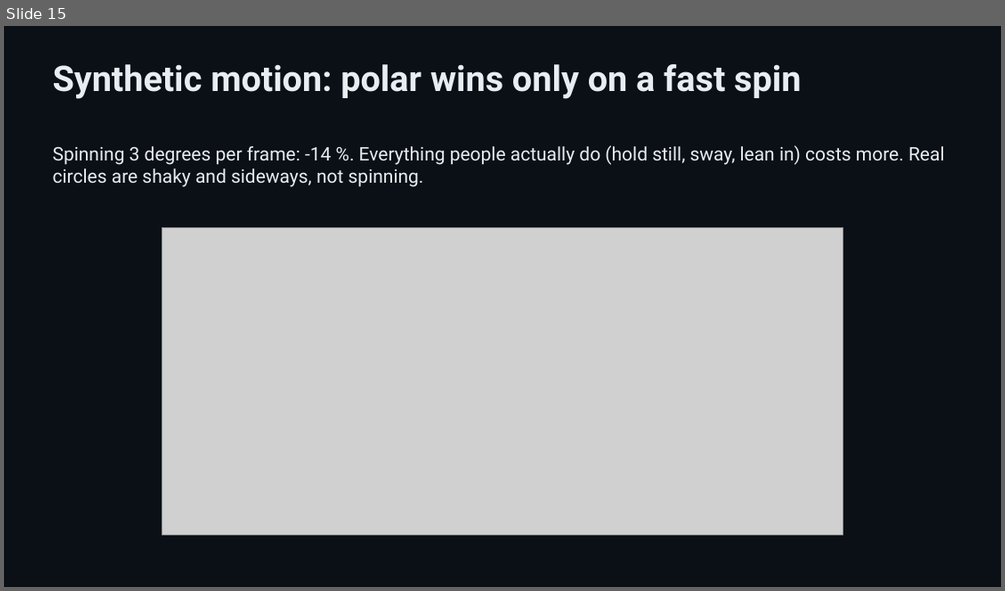
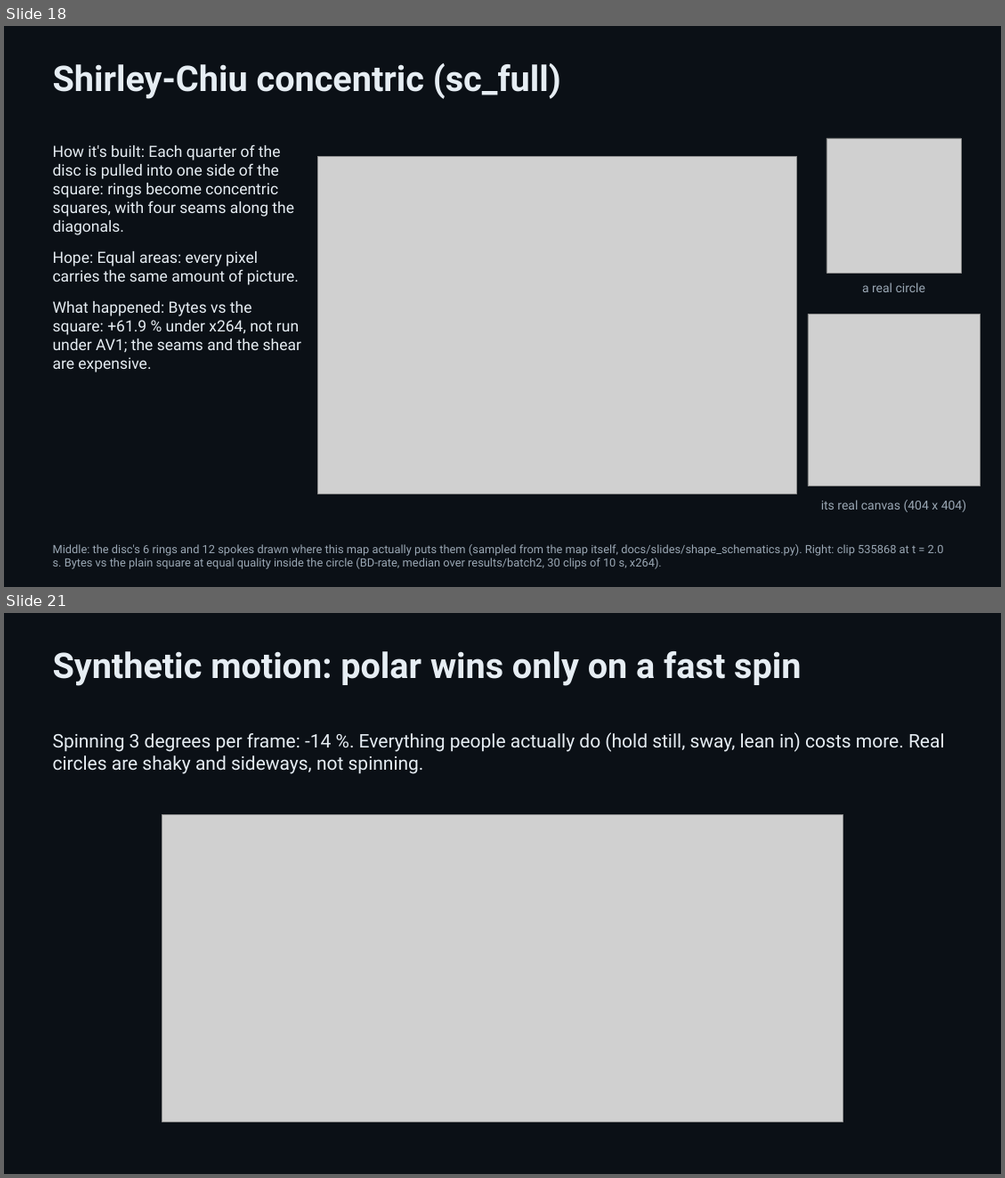
Before and after one commit to padington/polar-codec-site, a slide deck: slides/polar-codec.pptx. Shown one above the other, each under a label of ours: slide 15 before the commit, slides 18 and 21 after it; the slides between them are not shown. The pictures are 1005x591 and 1005x1178 pixels, drawn with LibreOffice and Linux fonts; fonts in the diff are those of the drawing; grey boxes stand for pictures. Boxes give left, top, right and bottom in pixels: in the first picture for what was removed or moved away, otherwise in the second. Text is boxed around its words. In the diff, an @@ line names an element or a change of style, - is before the commit and + after.

Commit message:
Deck: one explanatory slide per canvas shape (slides 13-20)
Rebuilt from the private repo. The contact-sheet slide is gone; the deck now
has 31 slides, one per canvas shape on slide 4's template, with schematics
generated from the maps themselves. The two contact sheets stay on the
results page as overview sheets and are linked from the deck's appendix.

```diff
--- a/slides/polar-codec.pptx
+++ b/slides/polar-codec.pptx
@@ slide 18 added at box(4, 26, 1001, 587), background #0B1016 @@
@@ text added at box(53, 63, 561, 99), 34 pt, text #E6EDF3, bold @@
+Shirley-Chiu concentric (sc_full)
@@ text added at box(53, 144, 301, 372), 15 pt, text #E6EDF3 @@
+How it's built: Each quarter of the disc is pulled into one side of the square: rings become concentric squares, with four seams along the diagonals.
+Hope: Equal areas: every pixel carries the same amount of picture.
+What happened: Bytes vs the square: +61.9 % under x264, not run under AV1; the seams and the shear are expensive.
@@ picture added at box(318, 157, 797, 494) @@
@@ picture added at box(826, 138, 961, 273) @@
@@ text added at box(862, 282, 925, 292), 12 pt, text #9AA7B4 @@
+a real circle
@@ picture added at box(808, 313, 979, 486) @@
@@ text added at box(821, 499, 966, 512), 12 pt, text #9AA7B4 @@
+its real canvas (404 x 404)
@@ text added at box(53, 544, 944, 569), 11 pt, text #9AA7B4 @@
+Middle: the disc's 6 rings and 12 spokes drawn where this map actually puts them (sampled from the map itself, docs/slides/shape_schematics.py). Right: clip 535868 at t = 2.0 s. Bytes vs the plain square at equal quality inside the circle (BD-rate, median over results/batch2, 30 clips of 10 s, x264).
@@ what was slide 15 is now slide 21 @@
```
Also in this commit, not shown: 1 slide changed, 7 other slides added, 2 slides removed, 25 other files.
